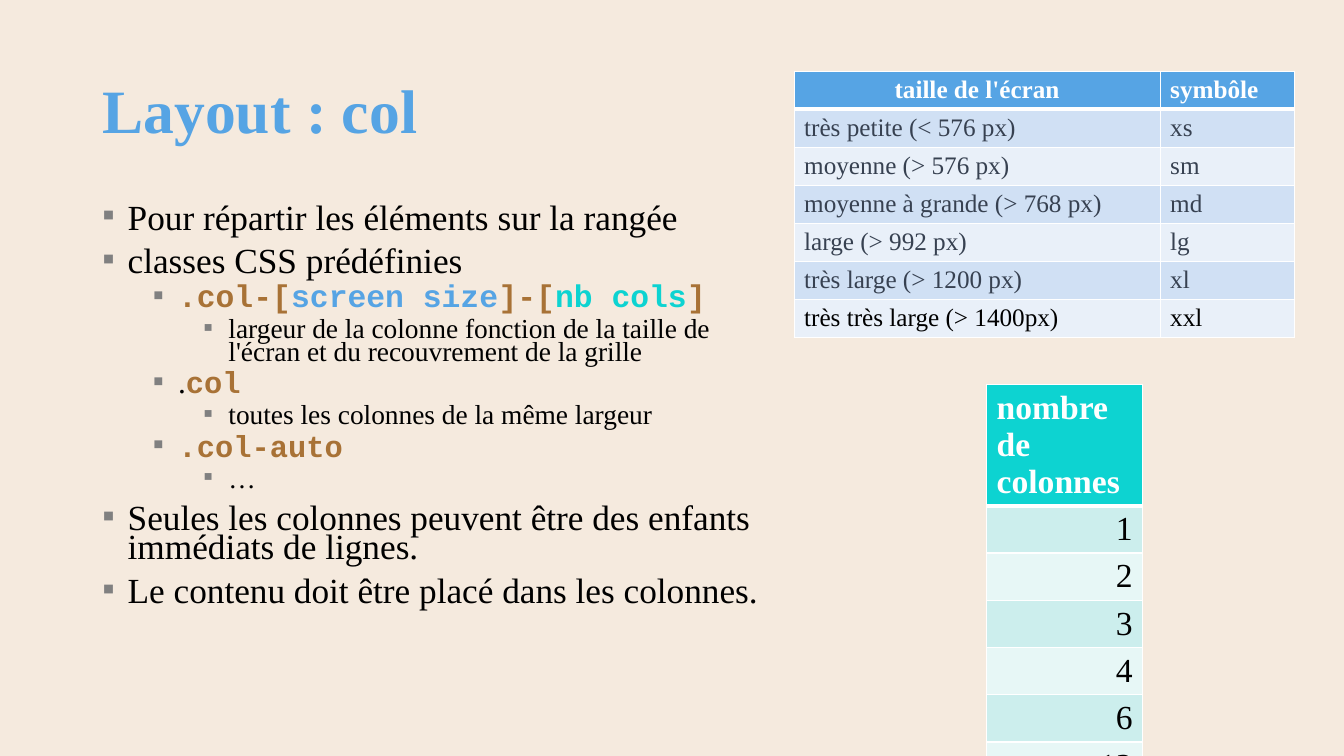
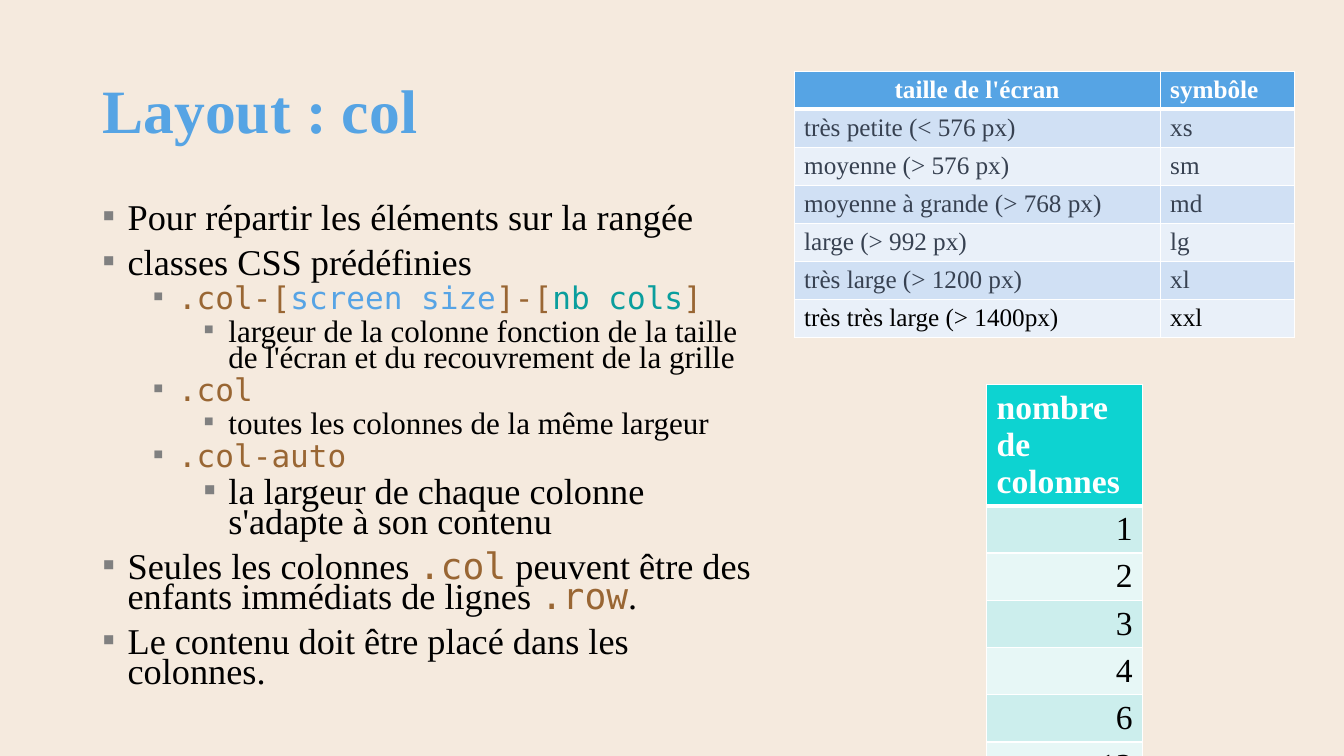
Before and after one commit to AlainWafflard/4IPW3, a slide deck: slide 20 of syllabus/15_mise_en_forme_bootstrap/syllabus_15_bootstrap.pptx. Drawn at 1344x756 pixels with LibreOffice and Linux fonts; fonts in the diff are those of the drawing; background and template pictures are left out. Boxes give left, top, right and bottom in pixels: in the first picture for what was removed or moved away, otherwise in the second. Text is boxed around its words. In the diff, an @@ line names an element or a change of style, - is before the commit and + after.

```diff
--- a/syllabus/15_mise_en_forme_bootstrap/syllabus_15_bootstrap.pptx
+++ b/syllabus/15_mise_en_forme_bootstrap/syllabus_15_bootstrap.pptx
@@ text at box(128, 204, 737, 685): size 25.2 to 25.9 pt in "Pour répartir les éléments sur la rangée", "classes CSS prédéfinies", "Le contenu doit être placé dans les ..."; size 22.4 to 22.2 pt, font Courier New to DejaVu Sans Mono, text colour #A87236 to #996633, bold off in ".col-[screen size]-[nb cols]", ".col", ".col-auto"; text colour #56A4E4 to #57A4E5 in ".col-[screen size]-[nb"; text colour #0DD3D1 to #0A9E9D in "size]-[nb cols]"; size 19.6 to 22.2 pt in "largeur de la colonne fonction de la ...", "toutes les colonnes de la même largeur"; size 21.7 to 22.2 pt in ".col", ".col-auto"; font Times New Roman to DejaVu Sans Mono, text colour #000000 to #996633 in ".col" @@
@@ text at box(128, 478, 750, 616): text changed; size 25.2 to 25.9 pt @@
-    ▪ …
-▪ Seules les colonnes peuvent être des enfants immédiats de lignes.
+    ▪ la largeur de chaque colonne s'adapte à son contenu
+▪ Seules les colonnes .col peuvent être des enfants immédiats de lignes .row.
```
Also in this commit, not shown: 19 other slides changed, 1 slide added, 15 other files.
